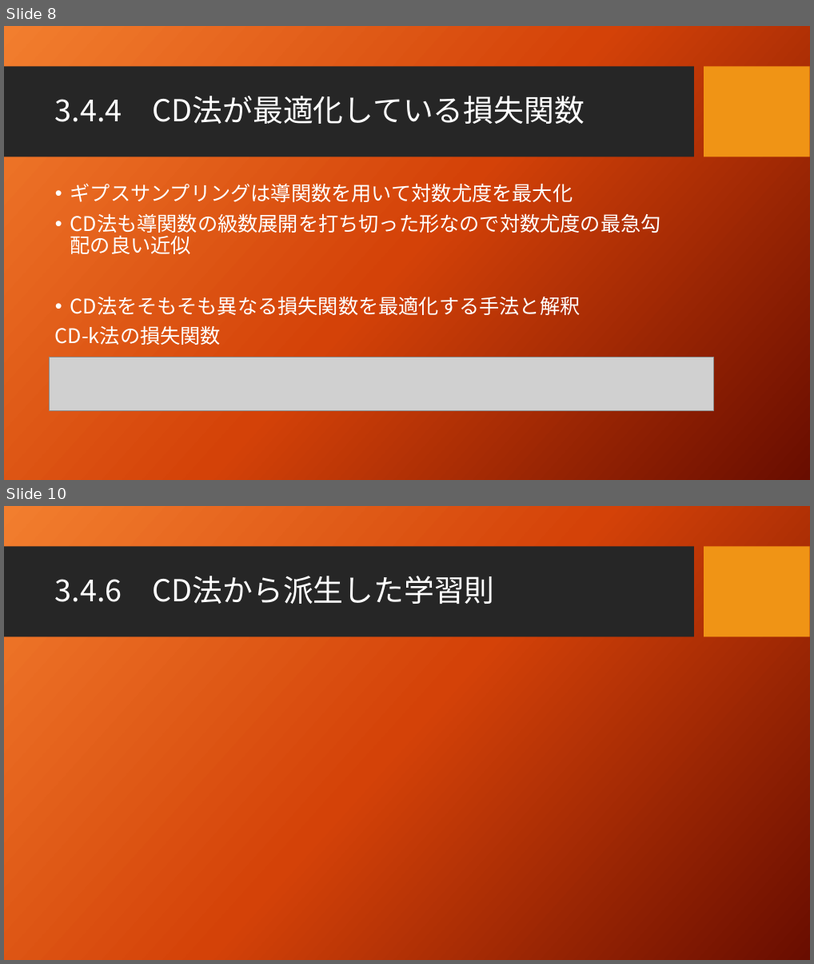
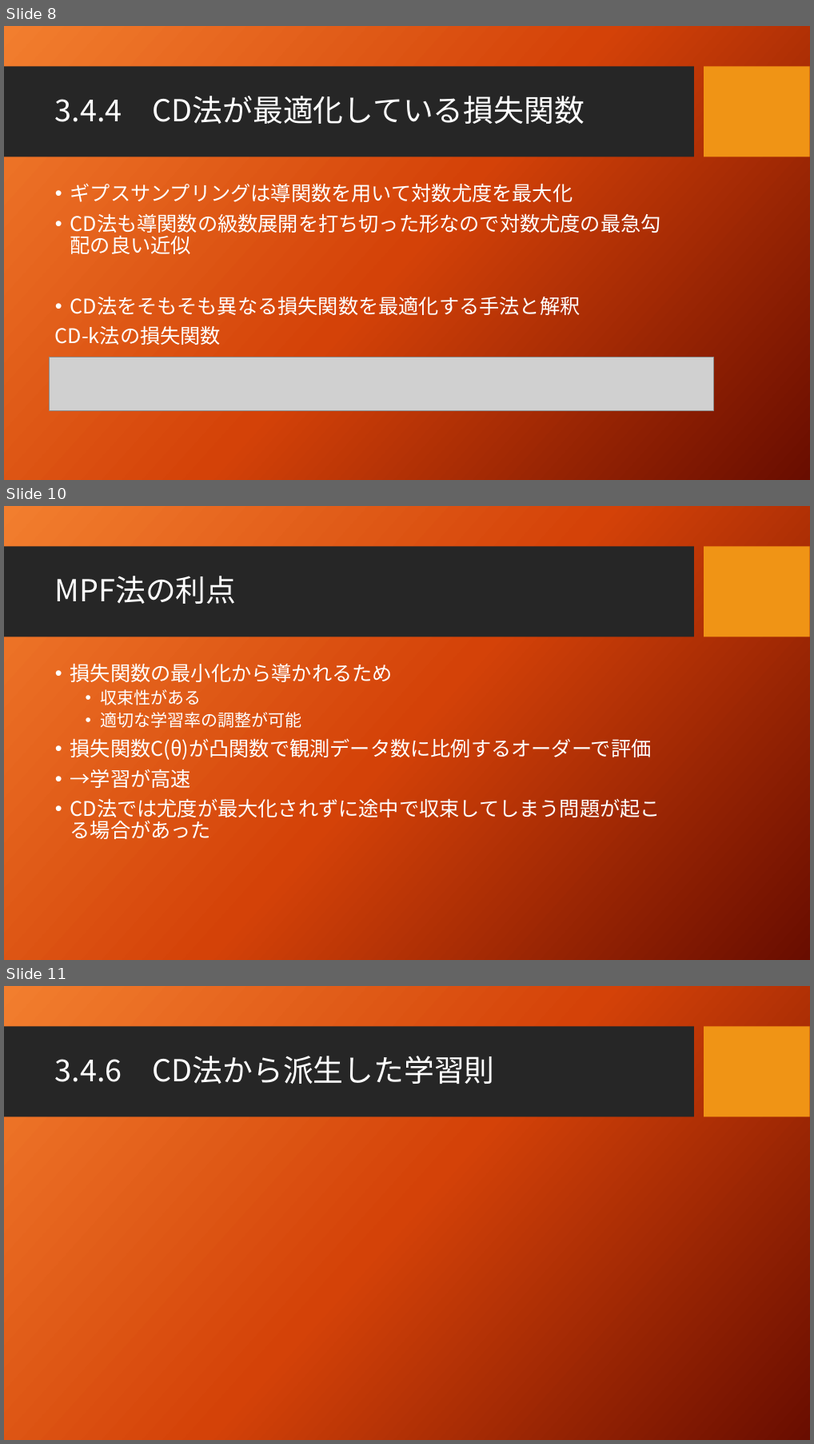
Before and after one commit to seigenji/deep_learning, a slide deck: deep_learning3.4.pptx. Shown one above the other, each under a label of ours: slides 8 and 10 before the commit, slides 8, 10 and 11 after it; the slides between them are not shown. The pictures are 814x964 and 814x1444 pixels, drawn with LibreOffice and Linux fonts; fonts in the diff are those of the drawing; grey boxes stand for pictures; background and template pictures are left out. Boxes give left, top, right and bottom in pixels: in the first picture for what was removed or moved away, otherwise in the second. Text is boxed around its words. In the diff, an @@ line names an element or a change of style, - is before the commit and + after.

Commit message:
3.4.5まで　MPF法の利点

```diff
--- a/deep_learning3.4.pptx
+++ b/deep_learning3.4.pptx
@@ slide 10 added at [4, 506, 810, 960], background picture (left out); not listed: 2 template elements that a slide beside it also shows @@
@@ title added at [55, 576, 237, 604], 36 pt, text #FFFFFF @@
+MPF法の利点
@@ text added at [70, 663, 652, 788], 24 pt, text #FFFFFF @@
+• 損失関数の最小化から導かれるため
+  • 収束性がある
+  • 適切な学習率の調整が可能
+• 損失関数C(θ)が凸関数で観測データ数に比例するオーダーで評価
+• →学習が高速
+• CD法では尤度が最大化されずに途中で収束してしまう問題が起こる場合があった
@@ what was slide 10 is now slide 11 @@
```
Also in this commit, not shown: 2 slides changed.
